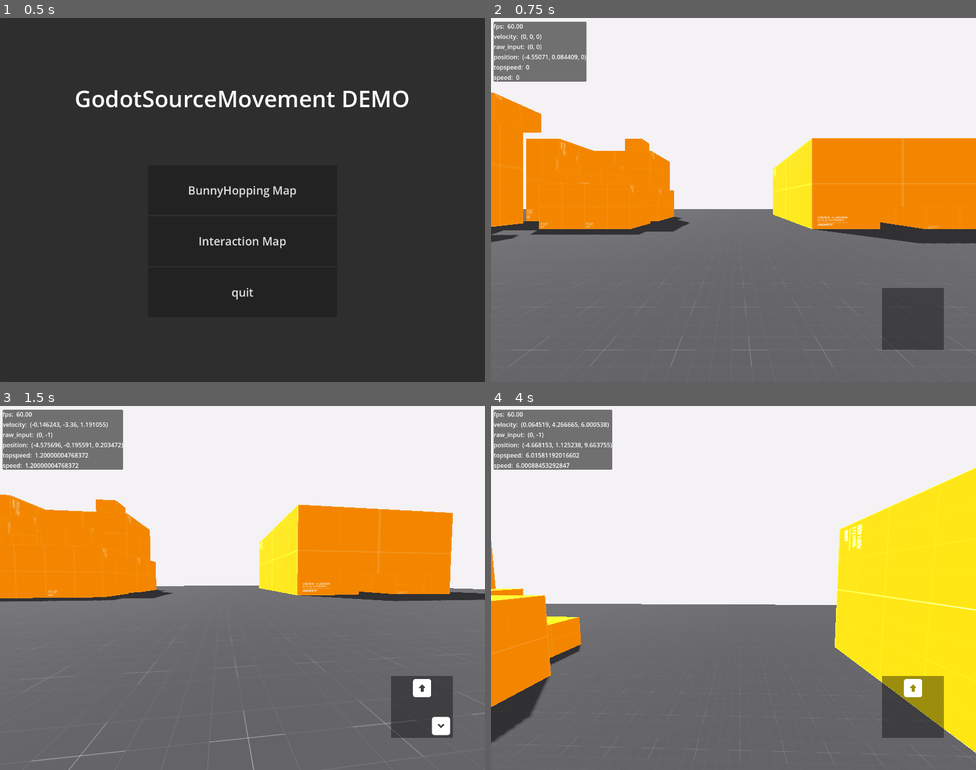
Above: before the commit, frames 1-4 (two rows, left to right).
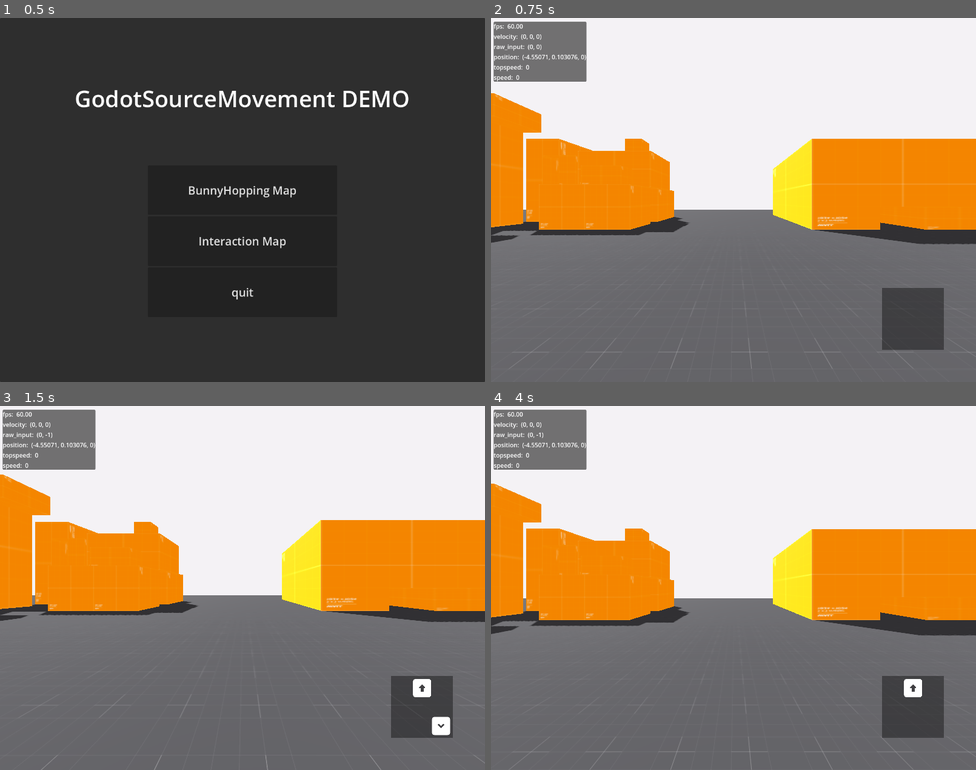
Above: after the commit, the same moments.

Repository: LunaticReisen/GodotSourceMovement
Game: Godot game, scene res://main_menu.tscn
Two runs of this game, one before a commit and one after it. Both use one fixed random seed, a clock stepped at 60 frames per second and the inputs below.
Inputs (mouse positions are in pixels of both pictures, inside the frame that each line leads up to):
- Up to frame 1 (0.5 s): no input
- Up to frame 2 (0.75 s): click "BunnyHopping Map" at 0.5 s
- Up to frame 3 (1.5 s): tap Enter at 1.25 s; move the mouse to (266, 588) at 1.27 s; hold W (move_forward) from 1.28 s (still down); hold Ctrl (crouch) from 1.28 s (still down)
- Up to frame 4 (4 s): keep holding W (move_forward); tap Space (jump) at 1.52, 2.27, 3.77 s; click (757, 588) at 1.55 s; move the mouse to (709, 588) at 2.02 s; release Ctrl (crouch) at 2.03 s; click (709, 588) at 2.1 s; right-click (709, 588) at 2.3 s; move the mouse to (743, 580) at 2.77 s; hold Right mouse button (fire_second) 2.78-3.53 s; tap Mouse wheel down (mouse_wheel_down) at 3.05, 3.6 s; move the mouse to (728, 595) at 3.52 s; tap Mouse wheel up (mouse_wheel_up) at 3.8 s

Frame 1 is identical in both runs. In frame 2, 0.6% of the frame differs, in the area x 0-100%, y 10-97%; in frame 3, 14%; in frame 4, 33%, in the area x 0-100%, y 1-100%.
Error after the commit: Invalid access to property or key '_data' on a base object of type 'Nil'. (res://scripts/player_physic.gd:6)

Commit message:
resource data

Diff:
--- /dev/null
+++ b/datas/main_data.tres
@@ -0,0 +1,43 @@
+[gd_resource type="Resource" script_class="Player_Datas" load_steps=2 format=3 uid="uid://byjgq5lj4omak"]
+
+[ext_resource type="Script" path="res://scripts/data/player_data.gd" id="1_7dld2"]
+
+[resource]
+script = ExtResource("1_7dld2")
+WALK_SPEED = 6.0
+CROUCH_SPEED = 2.0
+DASH_SPEED = 8.0
+MAX_SPEED = 40.0
+JUMP_FORCE = 8.0
+RUN_ACCEL = 7.0
+RUN_DECEEL = 4.0
+AIR_MAX_SPEED = 15.0
+AIR_ADD_SPEED = 2.0
+AIR_ACCEL = 70.0
+AIR_DECCEL = 1.0
+AIR_CAP = 1.0
+STAND_FRICTION = 5.5
+CROUCH_FRICTION = 2.0
+CROUCH_ACCEL = 7.0
+CROUCH_AIR_ADD_SPEED = 5.0
+CROUCH_AIR_ACCEL = 8.0
+CROUCH_AIR_DECCEL = 1.0
+CROUCH_HEIGHT = 0.8
+CAMERA_HEIGHT = 1.2
+stand_height = 1.6
+SLOPE_LIMIT = 0.785
+MOUSE_SENSITRIVITY = 1.0
+grab_up = false
+view_lock = false
+grab_power = 8.0
+rotation_power = 0.05
+throw_power = 3.0
+distance_power = 0.05
+push_power = 1.0
+STEP_DOWN_MARGIN = 0.001
+STEP_HEIGH_DEFAULT = 0.01
+STEP_HEIGHT_IN_AIR_DEFAULT = Vector3(0, 0.6, 0)
+STEP_MAX_SLOPE_DEGREED = 40.0
+STEP_CHECK_COUNT = 2
+WALL_MARGIN = 0.001
+STAIRS_FEELING_COEFFICIENT = 2.5
--- a/player.tscn
+++ b/player.tscn
@@ -11,6 +11,7 @@
 [ext_resource type="Texture2D" uid="uid://njy40gwqd2hj" path="res://textures/input-prompts/keyboard_arrow_left.png" id="10_pvhqh"]
 [ext_resource type="Texture2D" uid="uid://c6nxjqrtw1ggb" path="res://textures/input-prompts/keyboard_caret.png" id="11_rx8s6"]
 [ext_resource type="Texture2D" uid="uid://6ln6fks67btd" path="res://textures/input-prompts/keyboard_minus.png" id="12_drlw7"]
+[ext_resource type="Resource" uid="uid://byjgq5lj4omak" path="res://datas/main_data.tres" id="12_gshab"]
 [ext_resource type="Script" path="res://scripts/debug_panel.gd" id="13_odvkc"]
 [ext_resource type="Script" path="res://scripts/player_data.gd" id="13_qtn6t"]
 [ext_resource type="Script" path="res://scripts/grab.gd" id="14_3a036"]
@@ -27,6 +28,7 @@
 collision_layer = 2
 collision_mask = 5
 script = ExtResource("1_cclu0")
+_data = ExtResource("12_gshab")
 
 [node name="PlayerCollider" type="CollisionShape3D" parent="."]
 transform = Transform3D(1, 0, 0, 0, 1, 0, 0, 0, 1, 0, 0.8, 0)
--- /dev/null
+++ b/scripts/data/player_data.gd
@@ -0,0 +1,62 @@
+extends Resource
+class_name Player_Datas
+
+@export_subgroup("speed")
+@export var WALK_SPEED                  : float = 6
+@export var CROUCH_SPEED                : float = 2
+@export var DASH_SPEED                  : float = 8
+@export var MAX_SPEED                   : float = 40
+@export var JUMP_FORCE                  : float = 8
+
+@export_subgroup("accelration")
+@export var RUN_ACCEL                   : float = 7
+@export var RUN_DECEEL                  : float = 4
+@export var AIR_MAX_SPEED               : float = 15
+@export var AIR_ADD_SPEED               : float = 2
+@export var AIR_ACCEL                   : float = 70
+@export var AIR_DECCEL                  : float = 1
+@export var AIR_CAP                     : float = 1
+@export var STAND_FRICTION              : float = 5.5
+@export var CROUCH_FRICTION             : float = 2
+
+@export_subgroup("crouch")
+@export var CROUCH_ACCEL                : float = 7
+@export var CROUCH_AIR_ADD_SPEED        : float = 5
+@export var CROUCH_AIR_ACCEL            : float = 8
+@export var CROUCH_AIR_DECCEL           : float = 1
+@export var CROUCH_HEIGHT               : float = .8
+@export var CAMERA_HEIGHT               : float = 1.2
+@export var stand_height                : float = 1.6 #player's collision height
+
+@export_subgroup("slope")
+@export var SLOPE_LIMIT                 : float = 0.785
+
+@export_subgroup("sensitrivity")
+@export_range(0.1,10.00,0.01)  var MOUSE_SENSITRIVITY :float = 1
+
+@export_subgroup("Grab")
+@export var grab_up                     :  bool = false
+@export var view_lock                   :  bool = false
+@export var grab_power                  : float = 8.0
+@export var rotation_power              : float = 0.05
+@export var throw_power                 : float = 3
+@export var distance_power              : float = 0.05
+@export var push_power	                : float = 1
+
+@export_subgroup("Step")
+@export var STEP_DOWN_MARGIN : float = 0.001
+@export var STEP_HEIGH_DEFAULT : float = 0.01
+@export var STEP_HEIGHT_IN_AIR_DEFAULT : Vector3 = Vector3(0 , 0.6 , 0)
+@export var STEP_MAX_SLOPE_DEGREED : float = 40.0
+@export var STEP_CHECK_COUNT : int = 2
+@export var WALL_MARGIN : float = 0.001
+@export var STAIRS_FEELING_COEFFICIENT : float = 2.5
+
+@export_subgroup("Debug")
+@export var gravity                             = 32
+@export var gravity_precent             : float = .7
+@export var accel_precent               : float = 1
+@export var air_accel_precent           : float = 1
+@export var friction_precent            : float = 1
+@export var auto_bunny                  :  bool = false
+var on_floor                            :  bool = false
--- a/scripts/grab.gd
+++ b/scripts/grab.gd
@@ -6,6 +6,7 @@
 @onready var interaction :RayCast3D = $"../Root/Head/Hand/Interaction"
 @onready var joint :Generic6DOFJoint3D = $"../Root/Head/Hand/Joint"
 @onready var staticbody :StaticBody3D = $"../Root/Head/Hand/GrabStaticBody"
+@onready var _data :Resource = Global.player._data
 
 var picked_object
 var hand_original_position
@@ -34,21 +35,21 @@
 			hand.position = hand_original_position
 
 	if Input.is_action_pressed("reload"):
-		Global.player_data.view_lock = true
+		_data.view_lock = true
 		rotating_object(event)
 		# distance_object()
 
 	if Input.is_action_just_released("reload"):
-		Global.player_data.view_lock = false
+		_data.view_lock = false
 
-	if Global.player_data.grab_power:
+	if _data.grab_power:
 		distance_object()
 
 func _physics_process(delta):
 	if picked_object != null :
 		var hand_position = hand.global_transform.origin
 		var picked_obj_position = picked_object.global_transform.origin
-		picked_object.linear_velocity = (hand_position - picked_obj_position) * Global.player_data.grab_power
+		picked_object.linear_velocity = (hand_position - picked_obj_position) * _data.grab_power
 
 func pick_object():
 	var collider
@@ -57,29 +58,29 @@
 	if collider != null and collider is RigidBody3D:
 		picked_object = collider
 		joint.node_b = picked_object.get_path()
-		Global.player_data.grab_up = true
+		_data.grab_up = true
 
 func dropping_object():
 	if picked_object != null :
 		picked_object = null
 		joint.node_b = NodePath("")
-		Global.player_data.grab_up = false
+		_data.grab_up = false
 
 func throwing_object():
 	if picked_object != null :
 		var knockback = picked_object.global_position - Global.player.global_position
-		picked_object.apply_central_impulse(knockback * Global.player_data.throw_power)
+		picked_object.apply_central_impulse(knockback * _data.throw_power)
 		dropping_object()
 
 func rotating_object(event):
 	if picked_object != null:
 		if event is InputEventMouseMotion:
-			staticbody.rotate_x(deg_to_rad(event.relative.y * Global.player_data.rotation_power))
-			staticbody.rotate_y(deg_to_rad(event.relative.x * Global.player_data.rotation_power))
+			staticbody.rotate_x(deg_to_rad(event.relative.y * _data.rotation_power))
+			staticbody.rotate_y(deg_to_rad(event.relative.x * _data.rotation_power))
 
 func distance_object():
 	if picked_object != null:
 		if Input.is_action_pressed("mouse_wheel_up"):
-			hand.position.z -= 1 * Global.player_data.distance_power
+			hand.position.z -= 1 * _data.distance_power
 		if Input.is_action_pressed("mouse_wheel_down"):
-			hand.position.z += 1 * Global.player_data.distance_power
+			hand.position.z += 1 * _data.distance_power
--- a/scripts/player.gd
+++ b/scripts/player.gd
@@ -1,10 +1,10 @@
 extends CharacterBody3D
 
 #region debug
+@export var _data :Resource
 @onready var collider :CollisionShape3D = $PlayerCollider		#collider
 @onready var collider_shape 									#collider shape
 @onready var ceilingcast :ShapeCast3D = $Root/CeilingCast		#raycast
-@onready var _data : Movement_Data = $Movement_Data				#movement data
 @onready var player_physic : Player_Physic = $Player_Physic		#player_physic
 @onready var head = $Root
 
--- a/scripts/player_data.gd
+++ b/scripts/player_data.gd
@@ -5,20 +5,12 @@
 	Global.player_data = self
 
 
-@export_subgroup("Grab")
-@export var grab_up                     :  bool = false
-@export var view_lock                   :  bool = false
-@export var grab_power                  : float = 8.0
-@export var rotation_power              : float = 0.05
-@export var throw_power                 : float = 3
-@export var distance_power              : float = 0.05
-@export var push_power	                : float = 1
-
-@export_subgroup("Step")
-@export var STEP_DOWN_MARGIN : float = 0.001
-@export var STEP_HEIGH_DEFAULT : float = 0.01
-@export var STEP_HEIGHT_IN_AIR_DEFAULT : Vector3 = Vector3(0 , 0.6 , 0)
-@export var STEP_MAX_SLOPE_DEGREED : float = 40.0
-@export var STEP_CHECK_COUNT : int = 2
-@export var WALL_MARGIN : float = 0.001
-@export var STAIRS_FEELING_COEFFICIENT : float = 2.5
+@export_subgroup("Debug")
+@onready var player                             = %Player
+@export var gravity                             = 32
+@export var gravity_precent             : float = .7
+@export var accel_precent               : float = 1
+@export var air_accel_precent           : float = 1
+@export var friction_precent            : float = 1
+@export var auto_bunny                  :  bool = false
+var on_floor                            :  bool = false
--- a/scripts/player_physic.gd
+++ b/scripts/player_physic.gd
@@ -2,7 +2,8 @@
 
 class_name Player_Physic
 
-@onready var _data  = $"../Movement_Data"
+# await Global.player._data != null
+@onready var _data :Resource = Global.player._data
 @onready var camera = $"../Root/Head/Camera"
 
 var step_height: Vector3
@@ -54,7 +55,7 @@
 		accelspeed = addspeed
 
 	#little "boost"
-	if (_data.player.velocity.length() > 15):
+	if (Global.player.velocity.length() > 15):
 		accel_precent = .45
 
 	vel += accelspeed * wish_dir * _data.accel_precent
@@ -88,7 +89,7 @@
 	if (speed > 0) :
 		newspeed /= speed
 
-	_data.player.player_friction = newspeed #debug
+	Global.player.player_friction = newspeed #debug
 	vel *= newspeed
 
 	return vel
--- a/test_lab.tscn
+++ b/test_lab.tscn
@@ -19,6 +19,7 @@
 environment = SubResource("Environment_xea04")
 
 [node name="Player" parent="." instance=ExtResource("1_4ahgw")]
+unique_name_in_owner = true
 transform = Transform3D(-1, 0, 8.74228e-08, 0, 1, 0, -8.74228e-08, 0, -1, -4.55071, 0.103076, 0)
 
 [node name="Level" type="Node" parent="."]
Not shown: 1 places in player.tscn that only renumber resources
